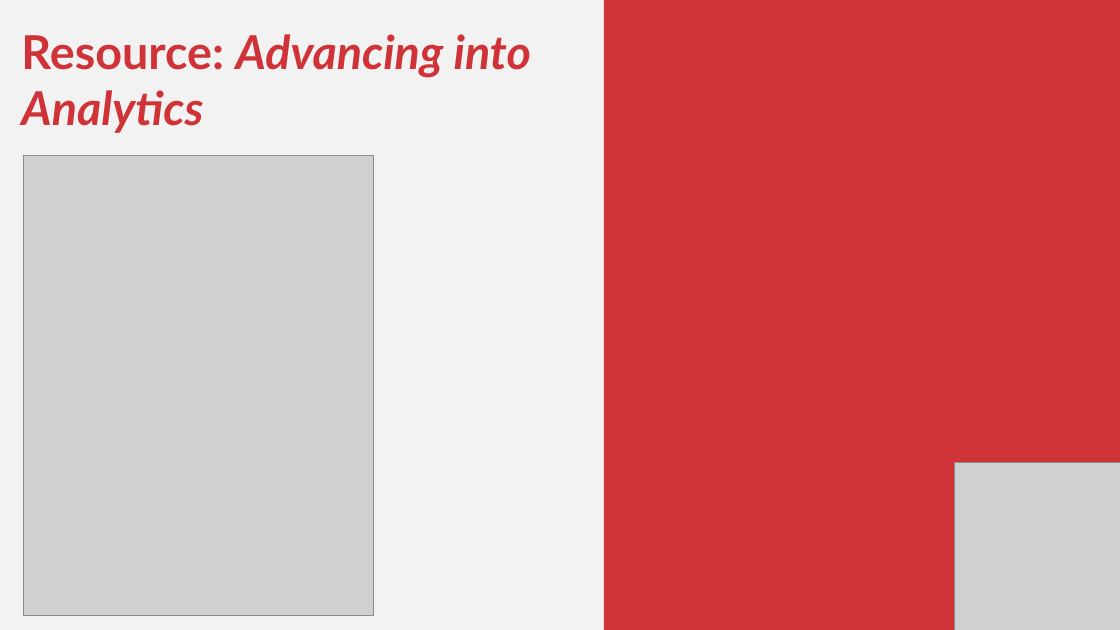
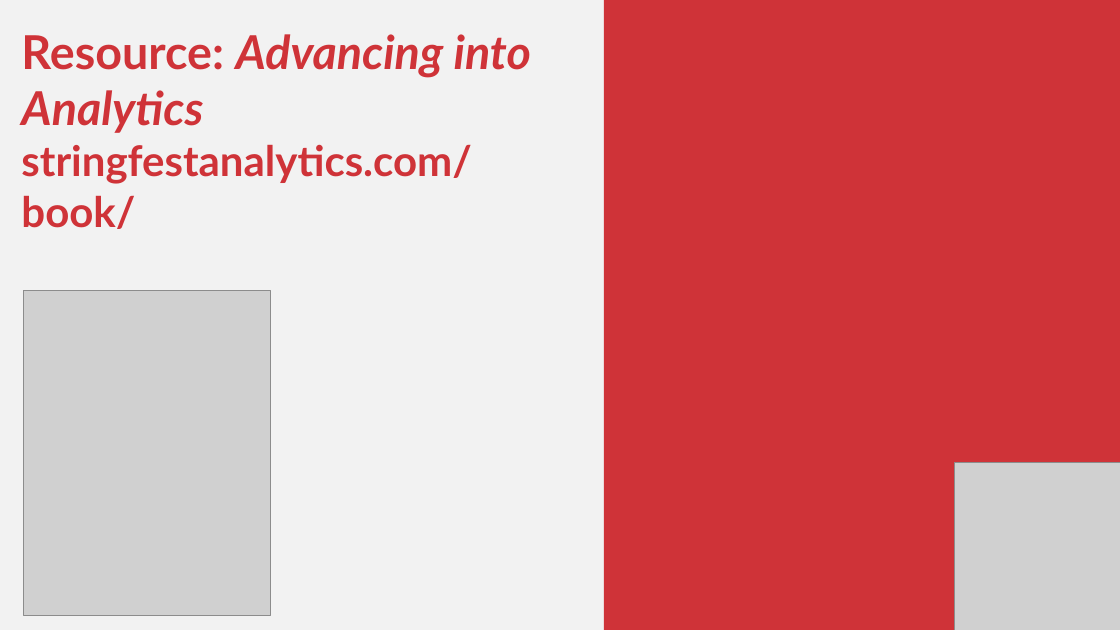
Before and after one commit to stringfestdata/ms-excel-toronto-monte-carlo-methods, a slide deck: slide 15 of ms-excel-toronto-monte-carlo.pptx. Drawn at 1120x630 pixels with LibreOffice and Linux fonts; fonts in the diff are those of the drawing; grey boxes stand for pictures. Boxes give left, top, right and bottom in pixels: in the first picture for what was removed or moved away, otherwise in the second. Text is boxed around its words. In the diff, an @@ line names an element or a change of style, - is before the commit and + after.

```diff
--- a/ms-excel-toronto-monte-carlo.pptx
+++ b/ms-excel-toronto-monte-carlo.pptx
@@ text at bbox=[21, 145, 471, 229]: paragraph added @@
+stringfestanalytics.com/book/
@@ picture: place and size @@
-picture at bbox=[24, 156, 374, 615]
+picture at bbox=[24, 291, 271, 615]
```
Also in this commit, not shown: 2 other slides changed.
